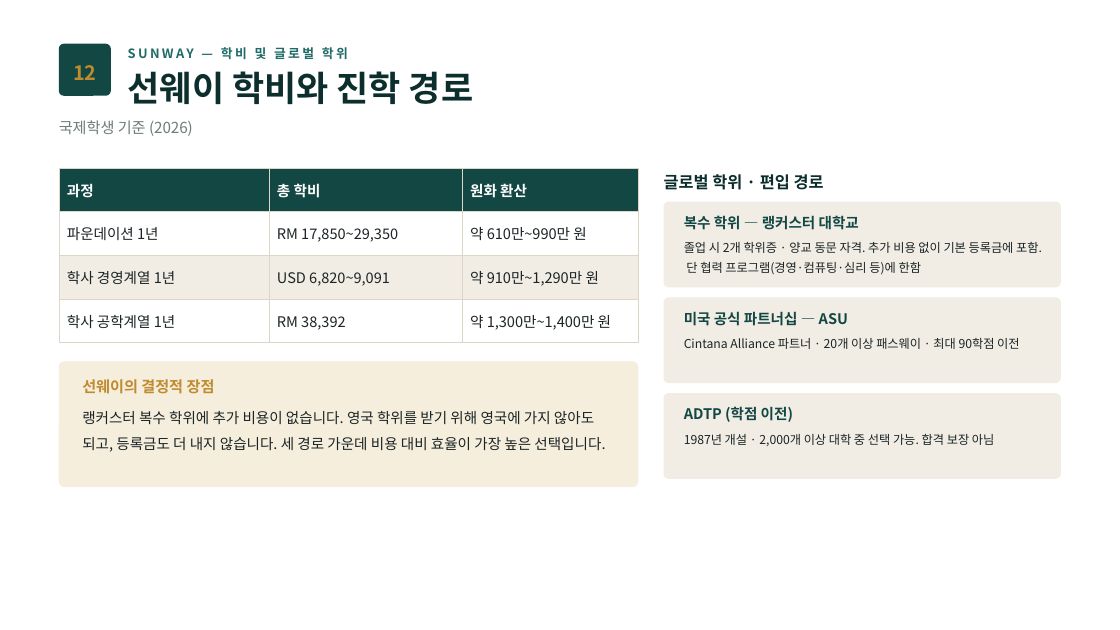
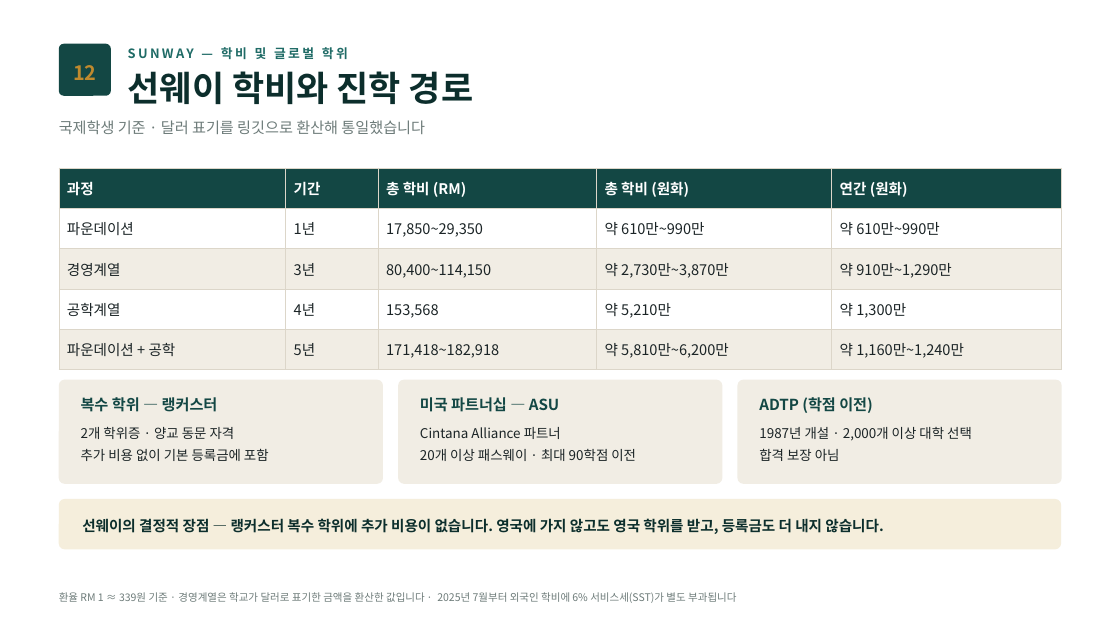
Before and after one commit to ChampionJohan/Johan, a slide deck: slide 13 of design/malaysia-study-live/IM말레이시아_입학안내문_2027_통합판.pptx. Drawn at 1120x630 pixels with LibreOffice and Linux fonts; fonts in the diff are those of the drawing. Boxes give left, top, right and bottom in pixels: in the first picture for what was removed or moved away, otherwise in the second. Text is boxed around its words. In the diff, an @@ line names an element or a change of style, - is before the commit and + after.

```diff
--- a/design/malaysia-study-live/IM말레이시아_입학안내문_2027_통합판.pptx
+++ b/design/malaysia-study-live/IM말레이시아_입학안내문_2027_통합판.pptx
@@ text at (59,120,425,134): text changed @@
-국제학생 기준 (2026)
+국제학생 기준 · 달러 표기를 링깃으로 환산해 통일했습니다
@@ table at (59,168,1061,362) @@
-과정 | 총 학비 | 원화 환산
-파운데이션 1년 | RM 17,850~29,350 | 약 610만~990만 원
-학사 경영계열 1년 | USD 6,820~9,091 | 약 910만~1,290만 원
-학사 공학계열 1년 | RM 38,392 | 약 1,300만~1,400만 원
+과정 | 기간 | 총 학비 (RM) | 총 학비 (원화) | 연간 (원화)
+파운데이션 | 1년 | 17,850~29,350 | 약 610만~990만 | 약 610만~990만
+경영계열 | 3년 | 80,400~114,150 | 약 2,730만~3,870만 | 약 910만~1,290만
+공학계열 | 4년 | 153,568 | 약 5,210만 | 약 1,300만
+파운데이션 + 공학 | 5년 | 171,418~182,918 | 약 5,810만~6,200만 | 약 1,160만~1,240만
@@ table: place and size @@
-table at (59,168,639,334)
+table at (59,168,1061,362)
@@ text removed at (664,174,824,190) @@
-글로벌 학위 · 편입 경로
@@ proportions changed in 3 elements at (738,380,1062,484), (398,380,723,484), (59,380,383,484) @@
@@ rounded rectangle: place and size @@
-rounded rectangle at (664,202,1061,287)
+rounded rectangle at (59,380,383,484)
@@ rounded rectangle removed at (59,361,639,487) @@
@@ text removed at (82,379,215,394) @@
-선웨이의 결정적 장점
@@ rounded rectangle: place and size @@
-rounded rectangle at (664,297,1061,383)
+rounded rectangle at (398,380,723,484)
@@ rounded rectangle: place and size @@
-rounded rectangle at (664,393,1061,479)
+rounded rectangle at (738,380,1062,484)
@@ text at (81,397,218,412): text changed; size 12.5 to 13 pt @@
-복수 학위 — 랭커스터 대학교
+복수 학위 — 랭커스터
@@ text at (420,397,559,412): text changed; size 12.5 to 13 pt @@
-미국 공식 파트너십 — ASU
+미국 파트너십 — ASU
@@ text "ADTP (학점 이전)": place and size @@
-text "ADTP (학점 이전)" at (684,406,793,422)
+text "ADTP (학점 이전)" at (759,397,873,413)
@@ text "ADTP (학점 이전)" at (759,397,873,413): size 12.5 to 13 pt @@
@@ text at (81,427,269,461): text changed; size 10.5 to 11.5 pt @@
-졸업 시 2개 학위증 · 양교 동문 자격. 추가 비용 없이 기본 등록금에 포함. 단 협력 프로그램(경영·컴퓨팅·심리 등)에 한함
+2개 학위증 · 양교 동문 자격
+추가 비용 없이 기본 등록금에 포함
@@ text at (420,427,636,461): text changed; size 10.5 to 11.5 pt @@
-Cintana Alliance 파트너 · 20개 이상 패스웨이 · 최대 90학점 이전
+Cintana Alliance 파트너
+20개 이상 패스웨이 · 최대 90학점 이전
@@ text at (759,427,972,461): text changed; size 10.5 to 11.5 pt @@
-1987년 개설 · 2,000개 이상 대학 중 선택 가능. 합격 보장 아님
+1987년 개설 · 2,000개 이상 대학 선택
+합격 보장 아님
@@ rounded rectangle added at (59,499,1061,549), fill #F5EEDC @@
@@ text "선웨이의 결정적 장점 — 랭커스터 ..." at (82,518,883,534): vertical alignment top to middle @@
@@ text at (82,518,883,534): text changed; text colour #1B2426 to #0C2E2C; bold on @@
-랭커스터 복수 학위에 추가 비용이 없습니다. 영국 학위를 받기 위해 영국에 가지 않아도 되고, 등록금도 더 내지 않습니다. 세 경로 가운데 비용 대비 효율이 가장 높은 선택입니다.
+선웨이의 결정적 장점 — 랭커스터 복수 학위에 추가 비용이 없습니다. 영국에 가지 않고도 영국 학위를 받고, 등록금도 더 내지 않습니다.
@@ text added at (59,592,736,603), 9 pt, text #6E7C7A @@
+환율 RM 1 ≈ 339원 기준 · 경영계열은 학교가 달러로 표기한 금액을 환산한 값입니다 · 2025년 7월부터 외국인 학비에 6% 서비스세(SST)가 별도 부과됩니다
```
Also in this commit, not shown: 1 other slide changed, 1 other file.
